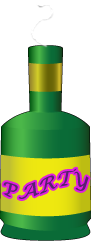
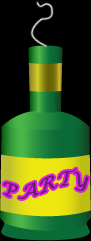
Two versions of the same layered image (91px x 241px). Layer-by-layer changes:
showed "Layer 1" over [0, 0, 91, 241]
